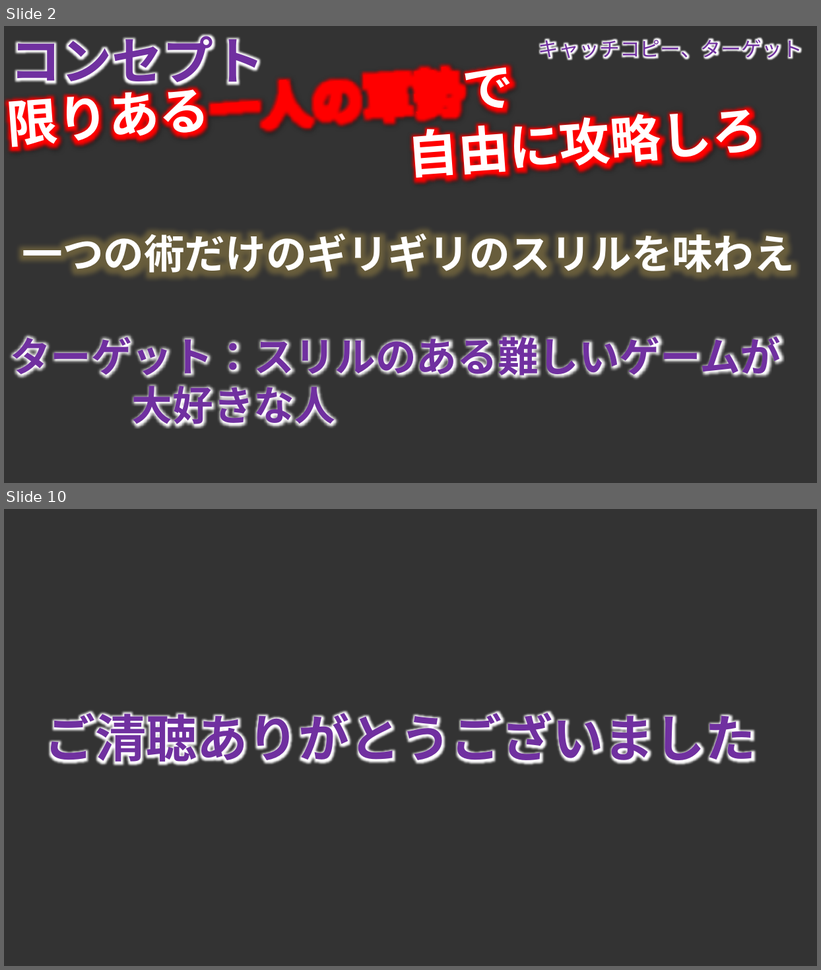
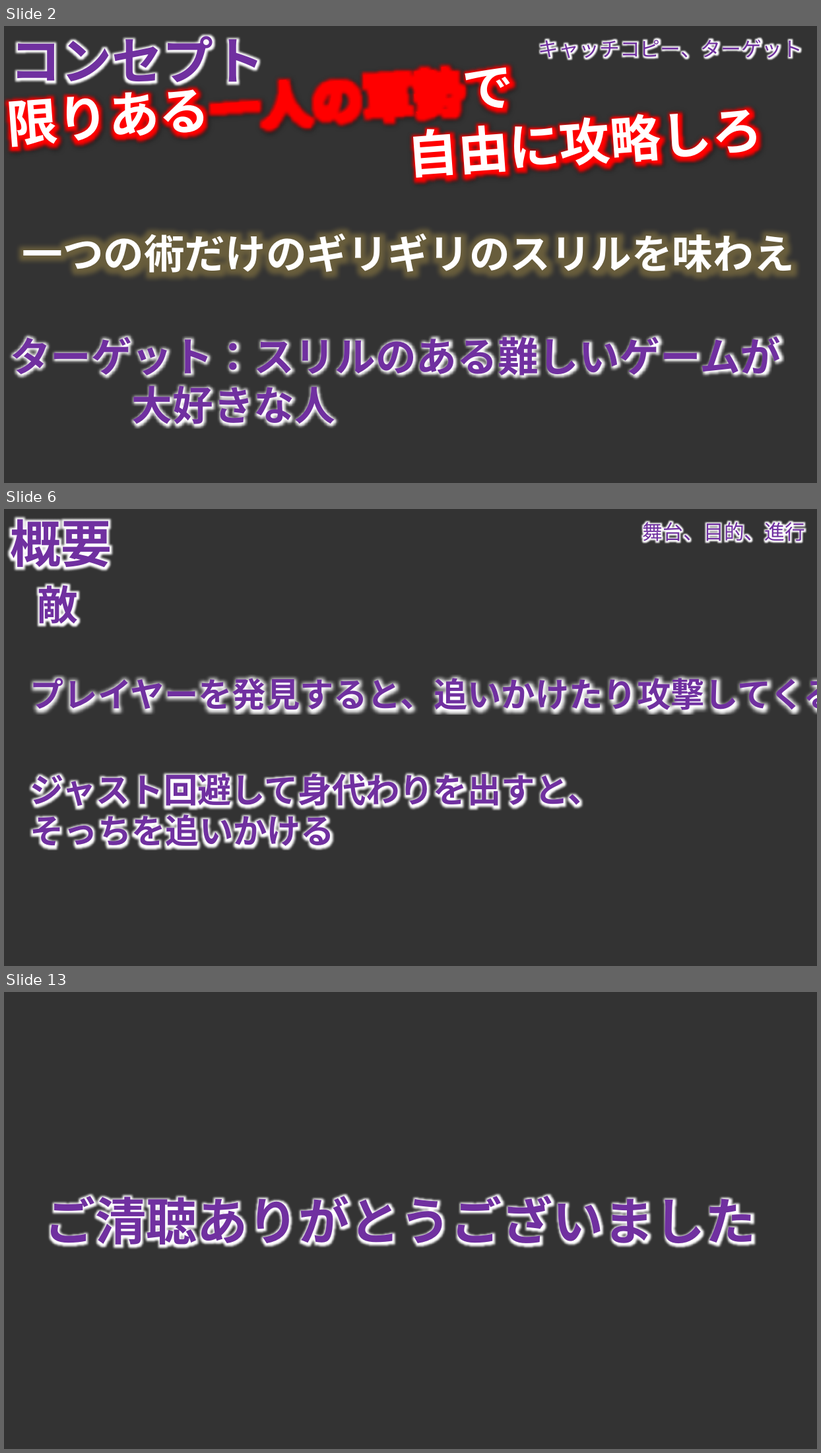
Before and after one commit to TomoyaKanazaki/TeamNinja, a slide deck: 98_plan/00_pptx/100_mainplan.pptx. Shown one above the other, each under a label of ours: slides 2 and 10 before the commit, slides 2, 6 and 13 after it; the slides between them are not shown. The pictures are 821x970 and 821x1453 pixels, drawn with LibreOffice and Linux fonts; fonts in the diff are those of the drawing; background and template pictures are left out. Boxes give left, top, right and bottom in pixels: in the first picture for what was removed or moved away, otherwise in the second. Text is boxed around its words. In the diff, an @@ line names an element or a change of style, - is before the commit and + after.

```diff
--- a/98_plan/00_pptx/100_mainplan.pptx
+++ b/98_plan/00_pptx/100_mainplan.pptx
@@ slide 6 added at <box>4,509,817,966</box>, background picture (left out); not listed: 1 template element that a slide beside it also shows @@
@@ text added at <box>10,511,112,576</box>, 60 pt, text #7030A0, bold @@
+概要
@@ text added at <box>643,518,805,545</box>, 24 pt, text #7030A0 @@
+舞台、目的、進行
@@ text added at <box>38,578,79,630</box>, 48 pt, text #7030A0, bold @@
+敵
@@ text added at <box>30,673,817,716</box>, 40 pt, text #7030A0, bold @@
+プレイヤーを発見すると、追いかけたり攻撃してくる
@@ text added at <box>30,768,602,852</box>, 40 pt, text #7030A0, bold @@
+ジャスト回避して身代わりを出すと、そっちを追いかける
@@ what was slide 10 is now slide 13 @@
```
Also in this commit, not shown: 7 slides changed, 2 other slides added, 20 other files.
